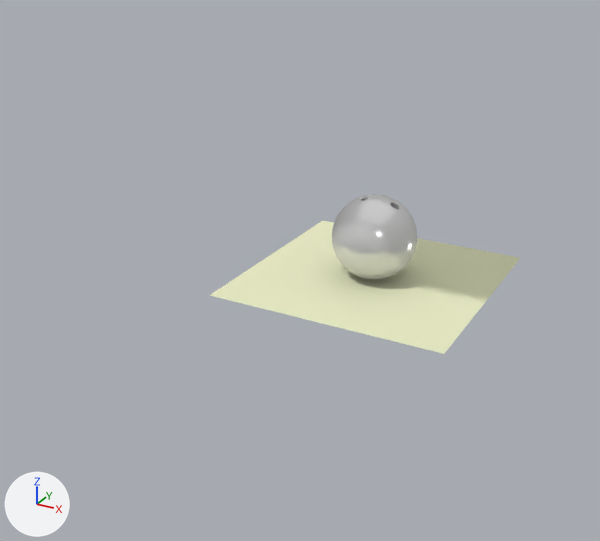
One commit to the Blender file 1-modelling/ball.blend: the scene before it, then after it.
One viewpoint serves both versions: a 50 mm camera at (0.789, -1.828, 0.775) aimed at (-0.118, -0.18, -0.049). Lighting does not change. The marker at lower left points along +X, +Y and +Z.
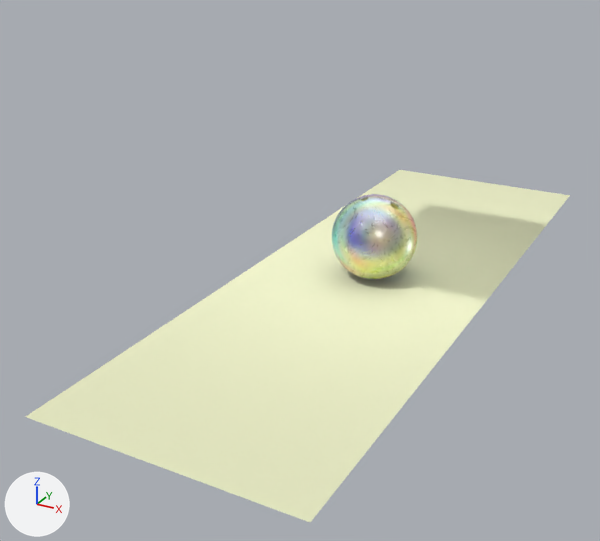
Location of each change, (x1, y1, x2, y2) in pixels of the pictures (600 x 541 px):
'Plane.001', rescaled (75% wider, 163% taller)
    before: (210, 221, 520, 354)
    after: (26, 170, 570, 522)
'Icosphere', surface changed
    both: (332, 194, 417, 280)

The change, as a diff of the scene's bpy script:
```diff
--- a/1-modelling/ball.blend.py
+++ b/1-modelling/ball.blend.py
@@ mat_material_004 @@
 mat_material_004 = bpy.data.materials.new('Material.004')
-# nodes: BsdfAnisotropic, BsdfDiffuse, MixShader, OutputMaterial
+# nodes: BrightContrast, BsdfAnisotropic, BsdfDiffuse x2, Math x5, MixShader x2, NewGeometry, OutputMaterial, RGBCurve, RGBToBW, TexGradient, TexNoise x2
+# colours: yellow #e0d985
@@ ob_plane_001 @@
 ob_plane_001.location = (0.0, 0.0, -0.107)
+ob_plane_001.scale = (1.0, 3.0, 1.0)
@@ ob_icosphere @@
 _m = ob_icosphere.modifiers.new('Decimate', 'DECIMATE')
-_m.ratio = 0.944
+_m.ratio = 0.751
 _m.delimit = {'NORMAL'}
```
